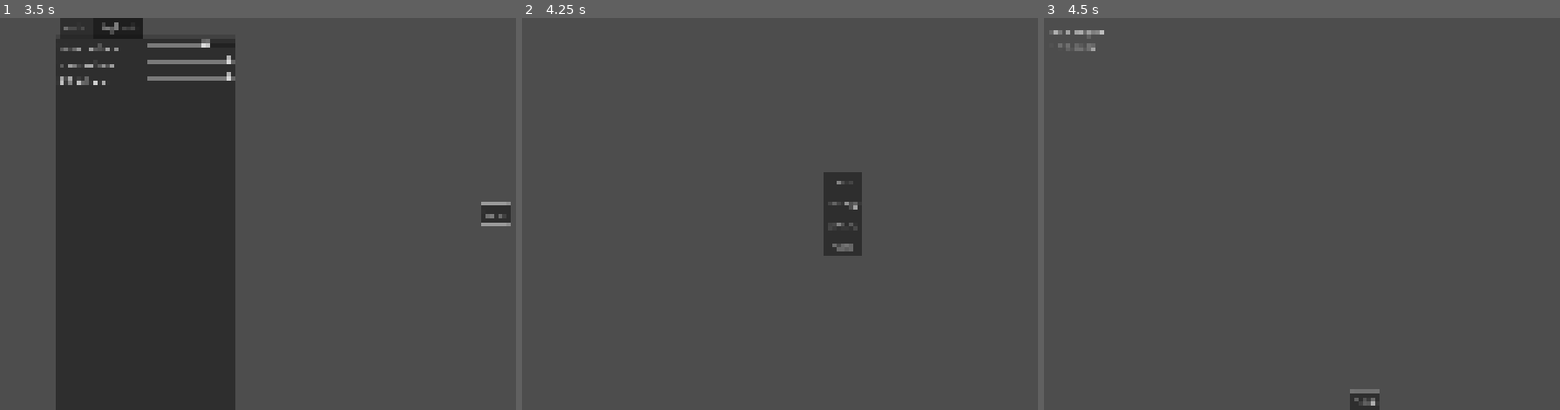
Above: before the commit, frames 1-3 (left to right).
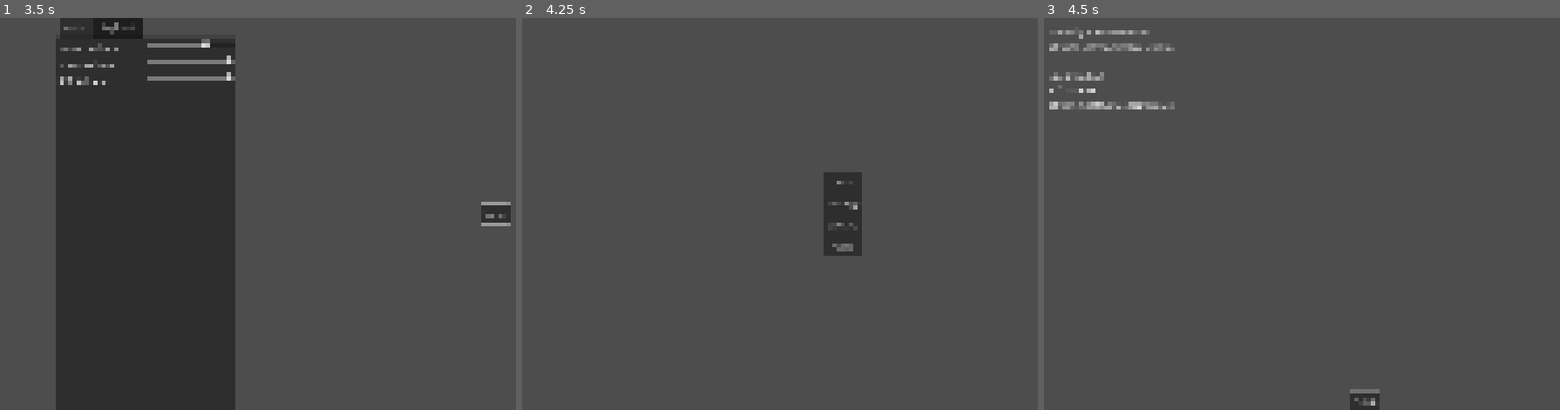
Above: after the commit, the same moments.

Repository: SmallConfusion/godot-components
Game: Godot game, scene res://assets/components/splash_screen/splash_screen.tscn
Same seed, same stepped clock (60 frames per second), same inputs: the game is played once before the commit and once after it. The engine's default icon, where the game draws it, is replaced by a stand-in: a white triangle on a blue panel in a dark square.
Inputs:
- Up to frame 1 (3.5 s): click "Play" at 0.5 s; click "Play" at 1.25 s; click "Play" at 2 s; click "Settings" at 2.75 s
- Up to frame 2 (4.25 s): click "Menu" at 3.5 s
- Up to frame 3 (4.5 s): click "Credits" at 4.25 s

Frames 1-2 are identical in both runs. In frame 3, 1.0% of the frame differs, in the area x 1-26%, y 3-24%.

Commit message:
Add link opening

Diff:
--- /dev/null
+++ b/godot/assets/components/ui_components/open_link.gd
@@ -0,0 +1,8 @@
+class_name OpenLink
+extends Component
+
+func _ready() -> void:
+	super._ready()
+
+	var label: RichTextLabel = component_holder
+	label.meta_clicked.connect(OS.shell_open)
--- a/godot/menus/credits.tscn
+++ b/godot/menus/credits.tscn
@@ -2,6 +2,7 @@
 
 [ext_resource type="Script" uid="uid://b4xtkvhb57h0p" path="res://assets/components/ui_components/grab_focus.gd" id="2_5jbn1"]
 [ext_resource type="Script" uid="uid://die04swyd24gj" path="res://assets/components/ui_components/change_scene.gd" id="2_jkw7x"]
+[ext_resource type="Script" uid="uid://djjyhf3m5sukp" path="res://assets/components/ui_components/open_link.gd" id="3_5jbn1"]
 
 [node name="Credits" type="Control" unique_id=474698390]
 layout_mode = 3
@@ -10,18 +11,6 @@
 anchor_bottom = 1.0
 grow_horizontal = 2
 grow_vertical = 2
-
-[node name="CompileInfo" type="Label" parent="." unique_id=565688015]
-layout_mode = 1
-anchors_preset = 3
-anchor_left = 1.0
-anchor_top = 1.0
-anchor_right = 1.0
-anchor_bottom = 1.0
-offset_left = -40.0
-offset_top = -23.0
-grow_horizontal = 0
-grow_vertical = 0
 
 [node name="Button" type="Button" parent="." unique_id=1310160748]
 layout_mode = 1
@@ -60,5 +49,13 @@
 grow_horizontal = 2
 grow_vertical = 2
 bbcode_enabled = true
-text = "Godot Engine
-MIT License"
+text = "Game by SmallConfusion
+[url]https://linktr.ee/smallconfusion[/url]
+
+Godot Engine
+MIT License
+[url]https://godotengine.org/license/[/url]"
+
+[node name="OpenLink" type="Node" parent="RichTextLabel" unique_id=1273794339]
+script = ExtResource("3_5jbn1")
+metadata/_custom_type_script = "uid://djjyhf3m5sukp"
Not shown, added: godot/assets/components/ui_components/open_link.gd.uid
Not shown, changed: TODO.md
